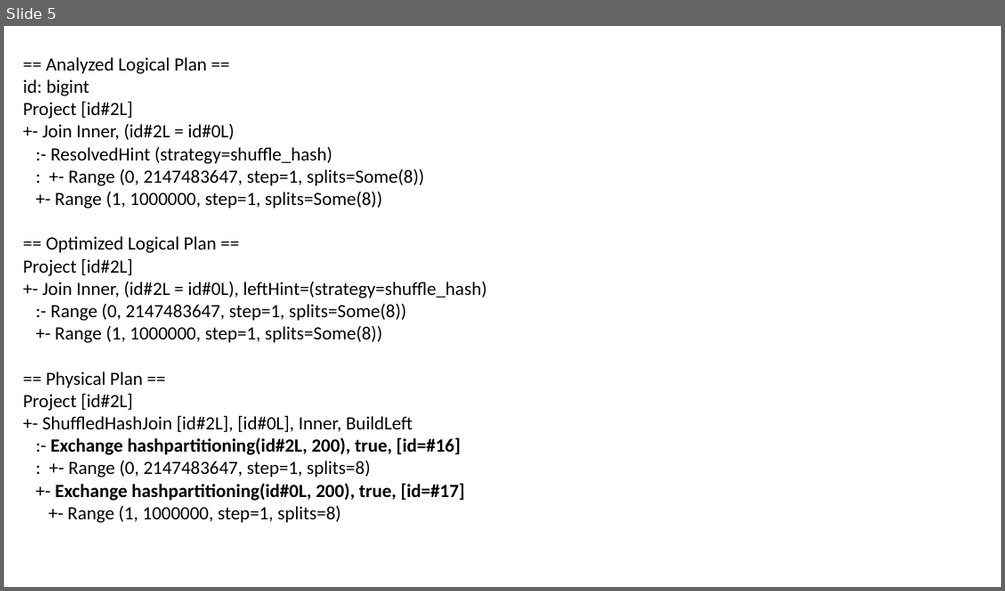
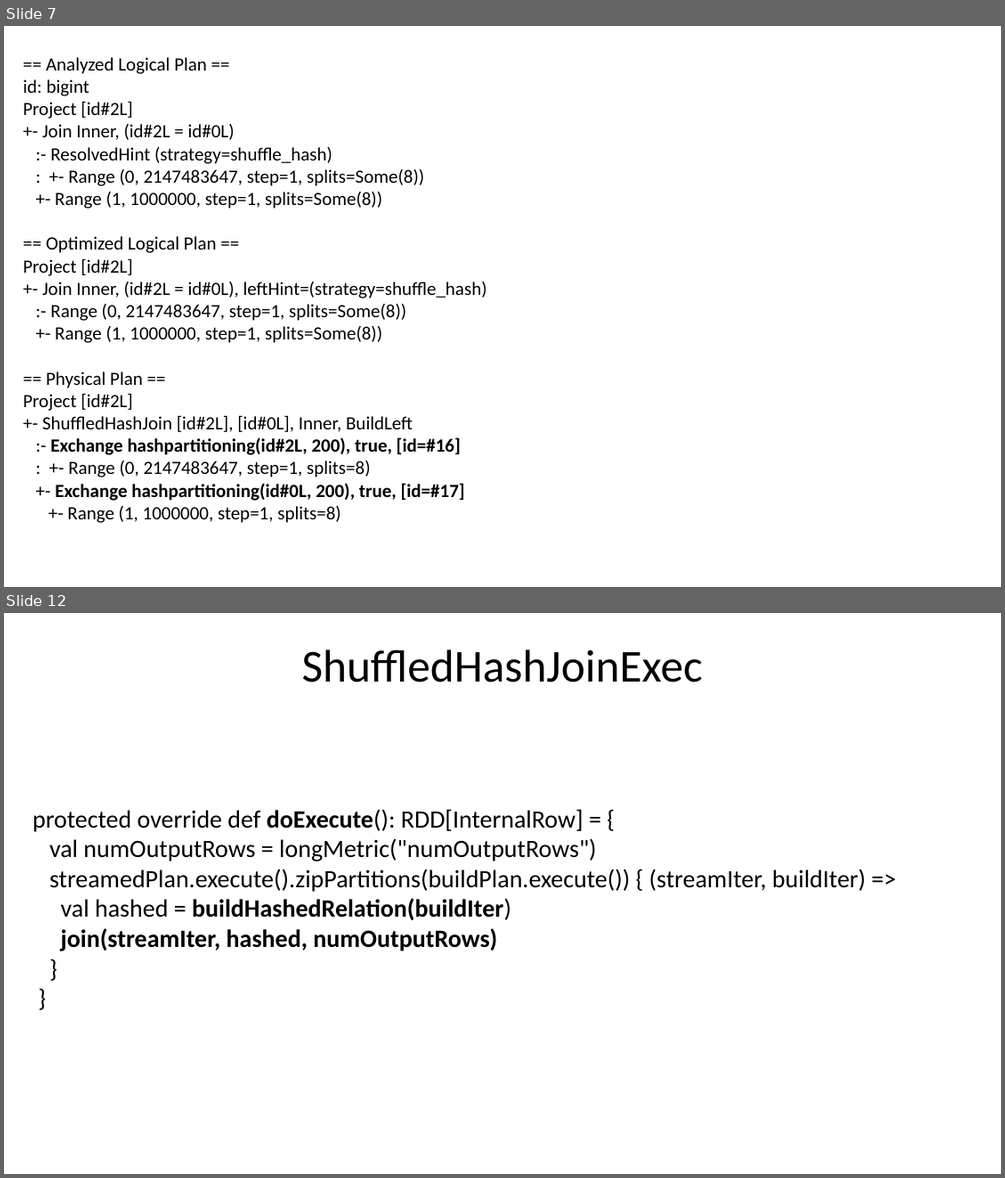
Before and after one commit to nkudinov/apache_spark_pptx, a slide deck: Spark_join4.pptx. Shown one above the other, each under a label of ours: slide 5 before the commit, slides 7 and 12 after it; the slides between them are not shown. The pictures are 1005x591 and 1005x1178 pixels, drawn with LibreOffice and Linux fonts; fonts in the diff are those of the drawing. Boxes give left, top, right and bottom in pixels: in the first picture for what was removed or moved away, otherwise in the second. Text is boxed around its words. In the diff, an @@ line names an element or a change of style, - is before the commit and + after.

Commit message:
change join4

```diff
--- a/Spark_join4.pptx
+++ b/Spark_join4.pptx
@@ slide 12 added at (4, 613, 1001, 1174), background #FFFFFF @@
@@ title added at (302, 649, 703, 682), 44 pt, text #000000 @@
+ShuffledHashJoinExec
@@ text added at (32, 809, 866, 951), 24 pt, text #000000 @@
+protected override def doExecute(): RDD[InternalRow] = {
+val numOutputRows = longMetric("numOutputRows")
+streamedPlan.execute().zipPartitions(buildPlan.execute()) { (streamIter, buildIter) =>
+val hashed = buildHashedRelation(buildIter)
+join(streamIter, hashed, numOutputRows)
+}
+}
@@ what was slide 5 is now slide 7 @@
```
Also in this commit, not shown: 3 slides changed, 11 other slides added.
